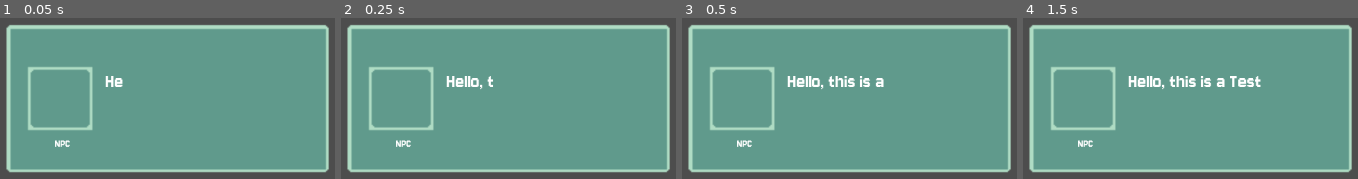
Above: before the commit, frames 1-4 (left to right).
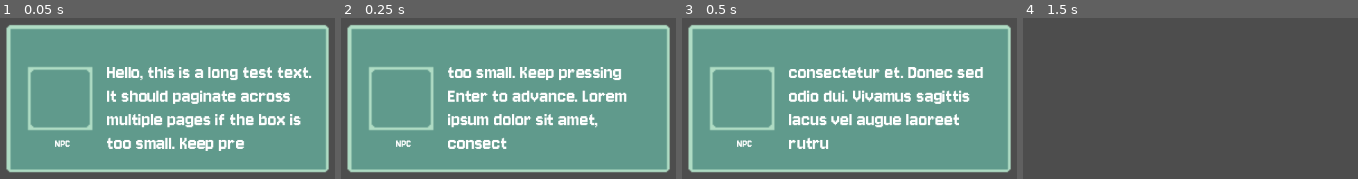
Above: after the commit, the same moments.

Repository: Tiltnick/ip2gd
Game: Godot game, scene res://scenes/dialog/dialog_manager.tscn
The game is run twice, just before and just after one commit, with the same random seed, the same clock (stepped at 60 frames per second) and the same inputs. The project has no main scene, so this scene is started directly.
Inputs:
- Up to frame 1 (0.05 s): no input
- Up to frame 2 (0.25 s): no input
- Up to frame 3 (0.5 s): no input
- Up to frame 4 (1.5 s): tap Enter (ui_accept) at 0.5, 1.35 s; hold Enter (ui_accept) 0.53-1.28 s

The runs differ from the first frame. In frame 1, 9.3% of the frame differs, in the area x 31-94%, y 30-83%; in frame 2, 7.6%; in frame 3, 8.5%; in frame 4, 89%, in the area x 1-99%, y 4-97%.

Commit message:
DialogManager updated
Make Words fit in Box

Diff:
--- a/scenes/dialog/dialog_manager.tscn
+++ b/scenes/dialog/dialog_manager.tscn
@@ -51,16 +51,17 @@
 
 [node name="Dialog" type="RichTextLabel" parent="DialogBox/NinePatchRect"]
 texture_filter = 1
+custom_minimum_size = Vector2(100, 120)
 layout_mode = 1
 anchors_preset = -1
 anchor_left = 0.33600003
 anchor_top = 0.342
 anchor_right = 0.33600003
-anchor_bottom = 0.342
-offset_left = 1.6319885
-offset_top = 1.633995
-offset_right = 312.632
-offset_bottom = 132.634
+anchor_bottom = 0.34800002
+offset_left = 3.6319885
+offset_top = -11.366005
+offset_right = 307.632
+offset_bottom = 120.995995
 theme_override_fonts/normal_font = ExtResource("2_lgn1u")
 theme_override_fonts/bold_font = ExtResource("2_lgn1u")
 theme_override_fonts/bold_italics_font = ExtResource("2_lgn1u")
@@ -68,10 +69,11 @@
 theme_override_fonts/mono_font = ExtResource("2_lgn1u")
 theme_override_font_sizes/normal_font_size = 30
 text = "Here comes the dialog"
+scroll_active = false
 
 [node name="Choices" type="VBoxContainer" parent="DialogBox/NinePatchRect"]
 layout_mode = 0
-offset_left = 174.0
-offset_top = 89.0
-offset_right = 485.0
-offset_bottom = 227.0
+offset_left = 172.0
+offset_top = 81.0
+offset_right = 483.0
+offset_bottom = 219.0
--- a/scripts/dialog/dialog_box.gd
+++ b/scripts/dialog/dialog_box.gd
@@ -1,72 +1,178 @@
 extends Control
 
-# References to UI elements inside the scene
-@onready var portrait = $NinePatchRect/Portrait
-@onready var name_label = $NinePatchRect/Name
-@onready var choices = $NinePatchRect/Choices
+# Node refs (match your current scene tree)
+@onready var portrait: TextureRect      = $NinePatchRect/Portrait
+@onready var name_label: Label          = $NinePatchRect/Name
+@onready var choices: Control           = $NinePatchRect/Choices
 @onready var dialog_text: RichTextLabel = $NinePatchRect/Dialog
 
-# Settings and state
-@export var typing_speed := 0.02   # Delay between each character
-var typing := false                # True while the text is being revealed
-var skip := false                  # True when the player wants to skip the typing
+# Typing config + state
+@export var typing_speed := 0.02  # seconds between characters
+var typing := false               # true while the page is animating
+var skip := false                 # set to true to reveal the whole page at once
 
-func _ready():
+# Pagination state
+var _pages: Array[String] = []    # text split into pages that fit the box
+var _page_index := 0              # current page
+
+func _ready() -> void:
+
+	dialog_text.scroll_active = false  # no scroll; we page instead
+
 	hide()
-	show_dialog("NPC", null, "Hello, this is a Test")  # Example dialog on startup
 
-func show_dialog(charakter_name: String = "", portrait_texture: Texture2D = null, text: String = ""):
-	# Handle the character name label
+	# Quick tedt
+	show_dialog(
+		"NPC",
+		null,
+		"Hello, this is a long test text. It should paginate across multiple pages "
+		+ "if the box is too small. Keep pressing Enter to advance. Lorem ipsum dolor "
+		+ "sit amet, consectetur adipiscing elit. Praesent commodo cursus magna, vel "
+		+ "scelerisque nisl consectetur et. Donec sed odio dui. Vivamus sagittis lacus "
+		+ "vel augue laoreet rutrum faucibus dolor auctor."
+	)
+
+func show_dialog(charakter_name: String = "", portrait_texture: Texture2D = null, text: String = "") -> void:
+	# Name: hide label if empty, otherwise show and set
 	if charakter_name == "":
 		name_label.hide()
 	else:
 		name_label.text = charakter_name
 		name_label.show()
 
-	# Handle the portrait image
+	# Portrait: hide if null, otherwise set texture and show
 	if portrait_texture == null:
 		portrait.hide()
 	else:
 		portrait.texture = portrait_texture
 		portrait.show()
 
-	# Hide choices until the text is done typing
+	# Choices stay hidden until the dialog is done
+	for c in choices.get_children():
+		c.queue_free()
 	choices.visible = false
+
 	show()
-	type_text(text)
+
+	# Build pages from the full text, then start typing the first page
+	_page_index = 0
+	_pages = await _paginate_text(text)
+	if _pages.is_empty():
+		type_text("")
+	else:
+		type_text(_pages[_page_index])
 
 func type_text(text: String) -> void:
-	# Set up the text for the typewriter effect
+	# Set page text and start typewriter animation
 	dialog_text.text = text
 	dialog_text.visible_characters = 0
 	typing = true
 	skip = false
 
 	var total := dialog_text.get_total_character_count()
-	call_deferred("type_step", total)  # Start typing next frame
+	# Defer start by one frame
+	call_deferred("type_step", total)
 
 func type_step(total: int) -> void:
-	# If player skips, show the full text immediately
+	# Skip → reveal the whole page immediately
 	if skip:
 		dialog_text.visible_characters = total
-		finish_typing()
+		typing = false
 		return
 
-	# Reveal one character at a time
+	# Still animating → add one character, wait a bit, and recurse
 	if dialog_text.visible_characters < total:
 		dialog_text.visible_characters += 1
 		await get_tree().create_timer(typing_speed).timeout
 		type_step(total)
 	else:
-		finish_typing()
-
-func finish_typing() -> void:
-	# Called once the text is fully visible
-	typing = false
-	choices.visible = true
+		# Current page finished typing
+		typing = false
 
 func _unhandled_input(event: InputEvent) -> void:
-	# Allow player to skip or advance using "ui_accept"
+	# Space (ui_accept):
+	# - while typing → skip animation
+	# - when finished → go to next page or end
 	if event.is_action_pressed("ui_accept"):
 		if typing:
 			skip = true
+		else:
+			_show_next_page_or_finish()
+
+func _show_next_page_or_finish() -> void:
+	# Advance to next page if available, otherwise end
+	if _page_index + 1 < _pages.size():
+		_page_index += 1
+		type_text(_pages[_page_index])
+	else:
+		choices.visible = false
+		hide()
+
+# Split a long string into page-sized chunks that fit the label’s height
+func _paginate_text(full_text: String) -> Array[String]:
+	var pages: Array[String] = []
+	var start := 0
+	var n := full_text.length()
+	# Assumes: dialog_text has Word Autowrap and a fixed height
+	dialog_text.scroll_active = false
+
+	while start < n:
+		var lo := 1
+		var hi := n - start
+		var best := 0
+
+		# Binary search for the largest substring that still fits the box height
+		while lo <= hi:
+			var mid := (lo + hi) / 2
+			var snippet := full_text.substr(start, mid)
+			dialog_text.text = snippet
+
+			# Wait a frame so get_content_height() matches the snippet we just set
+			await get_tree().process_frame
+
+			var content_h := dialog_text.get_content_height()
+			var box_h := dialog_text.size.y
+
+			if content_h <= box_h:
+				best = mid
+				lo = mid + 1
+			else:
+				hi = mid - 1
+
+		if best <= 0:
+			best = 1  # extremely small box fallback
+
+		var end := start + best
+
+		# Prefer cutting on a break character - see is_break_char which fall under that
+		var cut := end
+		# Try to move the end index backwards so we don't cut in the middle of a word.
+		# We'll step backwards from 'end' until we hit a break character
+		# (space, punctuation, newline, etc.).
+		while cut > start and cut <= n:
+			var idx := cut - 1
+			var ch := full_text.substr(idx, 1)
+			if _is_break_char(ch):
+				break  # found a good split position
+			cut -= 1
+
+		# If we find a better split point, use it instead of the raw 'end'
+		if cut > start:
+			end = cut
+
+		# Extract the substring for this page and trim leading/trailing spaces/newlines
+		var page_text := full_text.substr(start, end - start).strip_edges(true, true)
+
+		# Store the finished chunk in our list of pages
+		pages.append(page_text)
+
+		# Move the start pointer to the next unread part of the text
+		start = end
+
+	# Clean up: leave the label ready for the actual page to be set by type_text()
+	dialog_text.text = ""
+	return pages
+
+# Basic set of characters that are safe break points for paging
+func _is_break_char(ch: String) -> bool:
+	return ch == " " or ch == "\n" or ch == "\t" or ch == "." or ch == "," or ch == "-" or ch == "!" or ch == "?" or ch == ";"
